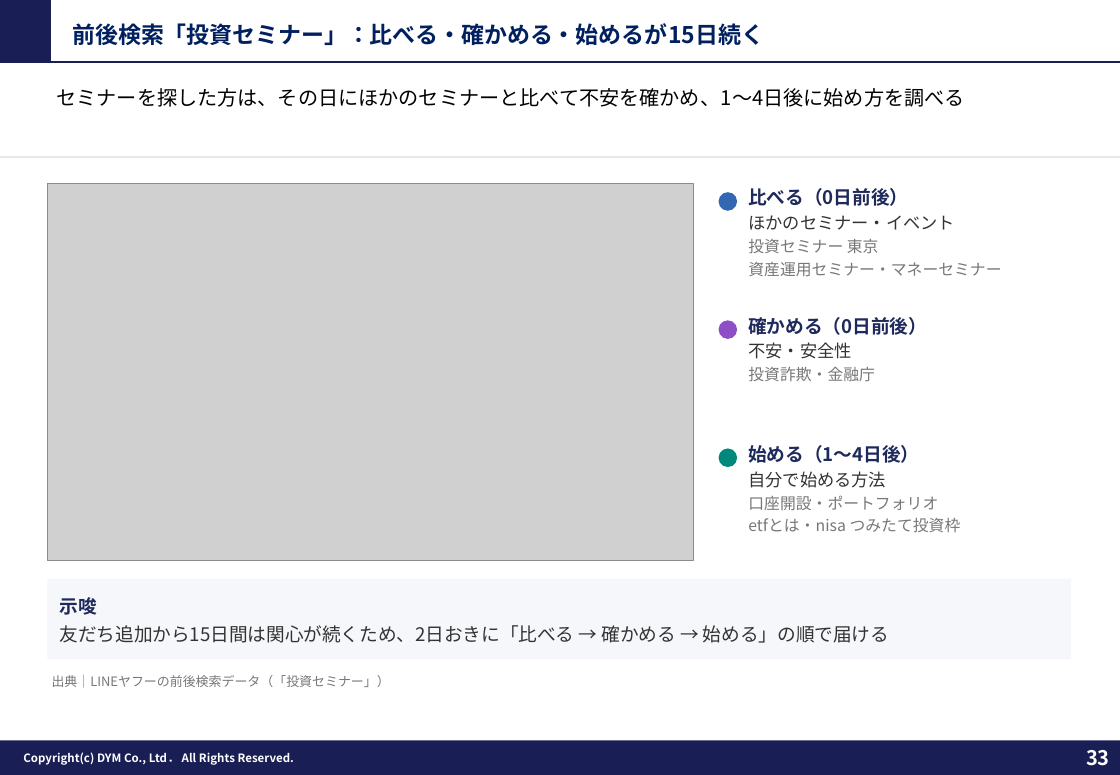
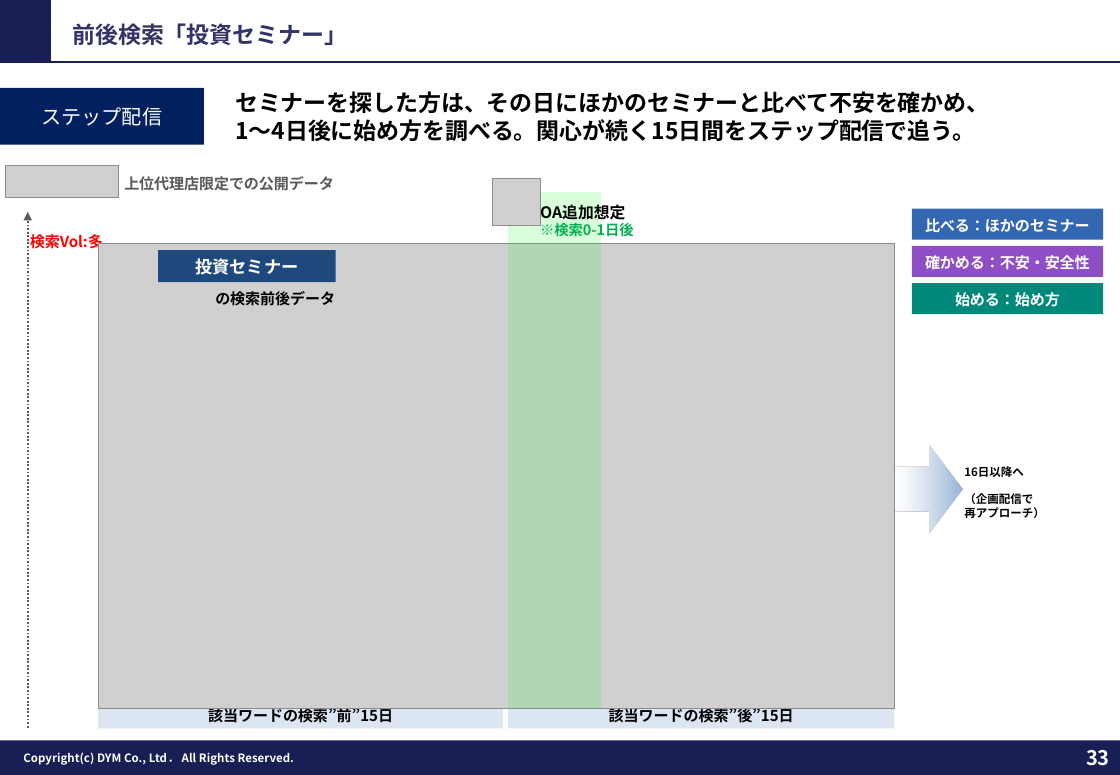
Before and after one commit to tonomura-r-dev/folder, a slide deck: slide 33 of 202610_株式会社すなおコンサルティング御中_LINE公式アカウント運用のご提案_ver7.3.pptx. Drawn at 1120x775 pixels with LibreOffice and Linux fonts; fonts in the diff are those of the drawing; grey boxes stand for pictures; background and template pictures are left out. Boxes give left, top, right and bottom in pixels: in the first picture for what was removed or moved away, otherwise in the second. Text is boxed around its words. In the diff, an @@ line names an element or a change of style, - is before the commit and + after.

```diff
--- a/202610_株式会社すなおコンサルティング御中_LINE公式アカウント運用のご提案_ver7.3.pptx
+++ b/202610_株式会社すなおコンサルティング御中_LINE公式アカウント運用のご提案_ver7.3.pptx
@@ text at box(72, 23, 347, 45): text changed; text colour #002060 to #323366 @@
-前後検索「投資セミナー」：比べる・確かめる・始めるが15日続く
+前後検索「投資セミナー」
@@ rectangle added at box(0, 88, 204, 145), fill #002060, 14 pt, text #FFFFFF @@
+ステップ配信
@@ text "セミナーを探した方は、その日にほかのセミナーと比べて不安を確かめ、" at box(235, 91, 989, 141): vertical alignment top to middle @@
@@ text at box(235, 91, 989, 141): text changed; size 14 to 16 pt; bold on @@
-セミナーを探した方は、その日にほかのセミナーと比べて不安を確かめ、1〜4日後に始め方を調べる
+セミナーを探した方は、その日にほかのセミナーと比べて不安を確かめ、
+1〜4日後に始め方を調べる。関心が続く15日間をステップ配信で追う。
@@ line removed from (0, 157) to (1120, 157) @@
@@ picture added at box(5, 165, 119, 199) @@
@@ text added at box(124, 176, 334, 191), 10.5 pt, text #595959, bold @@
+上位代理店限定での公開データ
@@ picture added at box(493, 179, 541, 226) @@
@@ rectangle added at box(509, 192, 602, 708), fill #04FA0A at 15% opacity @@
@@ text added at box(540, 202, 634, 237), 10 pt, text #00B050, bold @@
+OA追加想定
+※検索0-1日後
@@ ellipse removed at box(719, 192, 737, 211) @@
@@ text removed at box(748, 188, 1001, 276) @@
-比べる（0日前後）
-ほかのセミナー・イベント
-投資セミナー 東京
-資産運用セミナー・マネーセミナー
@@ rectangle added at box(912, 209, 1103, 240), fill #3467B2, 10.5 pt, text #FFFFFF, bold @@
+比べる：ほかのセミナー
@@ arrow added from (28, 728) to (28, 212), #595959 1.25 pt dashed @@
@@ text added at box(30, 234, 103, 252), 10.5 pt, text #FF0000, bold @@
+検索Vol:多
@@ picture: place and size @@
-picture at box(48, 184, 694, 562)
+picture at box(98, 244, 895, 708)
@@ rectangle added at box(158, 250, 336, 282), fill #1F497D, 12 pt, text #FFFFFF, bold @@
+投資セミナー
@@ rectangle added at box(912, 246, 1103, 277), fill #8E4EC6, 10.5 pt, text #FFFFFF, bold @@
+確かめる：不安・安全性
@@ text added at box(215, 291, 335, 306), 10.5 pt, text #000000, bold @@
+の検索前後データ
@@ rectangle added at box(912, 283, 1103, 314), fill #00897B, 10.5 pt, text #FFFFFF, bold @@
+始める：始め方
@@ ellipse removed at box(719, 321, 737, 339) @@
@@ text removed at box(748, 317, 927, 381) @@
-確かめる（0日前後）
-不安・安全性
-投資詐欺・金融庁
@@ ellipse removed at box(719, 449, 737, 467) @@
@@ text removed at box(748, 445, 961, 532) @@
-始める（1〜4日後）
-自分で始める方法
-口座開設・ポートフォリオ
-etfとは・nisa つみたて投資枠
@@ down arrow added at box(896, 444, 962, 534), fill gradient #FFFFFF to #95B3D7 @@
@@ text added at box(964, 466, 1045, 518), 8 pt, text #000000, bold @@
+16日以降へ
+（企画配信で
+再アプローチ）
@@ rectangle removed at box(48, 579, 1071, 660) @@
-示唆
-友だち追加から15日間は関心が続くため、2日おきに「比べる → 確かめる → 始める」の順で届ける
@@ text removed at box(52, 675, 390, 688) @@
-出典｜LINEヤフーの前後検索データ（「投資セミナー」）
@@ rectangle added at box(98, 703, 504, 729), fill #DCE6F2, 10.5 pt, text #000000, bold @@
+該当ワードの検索”前”15日
@@ rectangle added at box(509, 703, 895, 729), fill #DCE6F2, 10.5 pt, text #000000, bold @@
+該当ワードの検索”後”15日
```
Also in this commit, not shown: 3 other slides changed, 2 other files.
